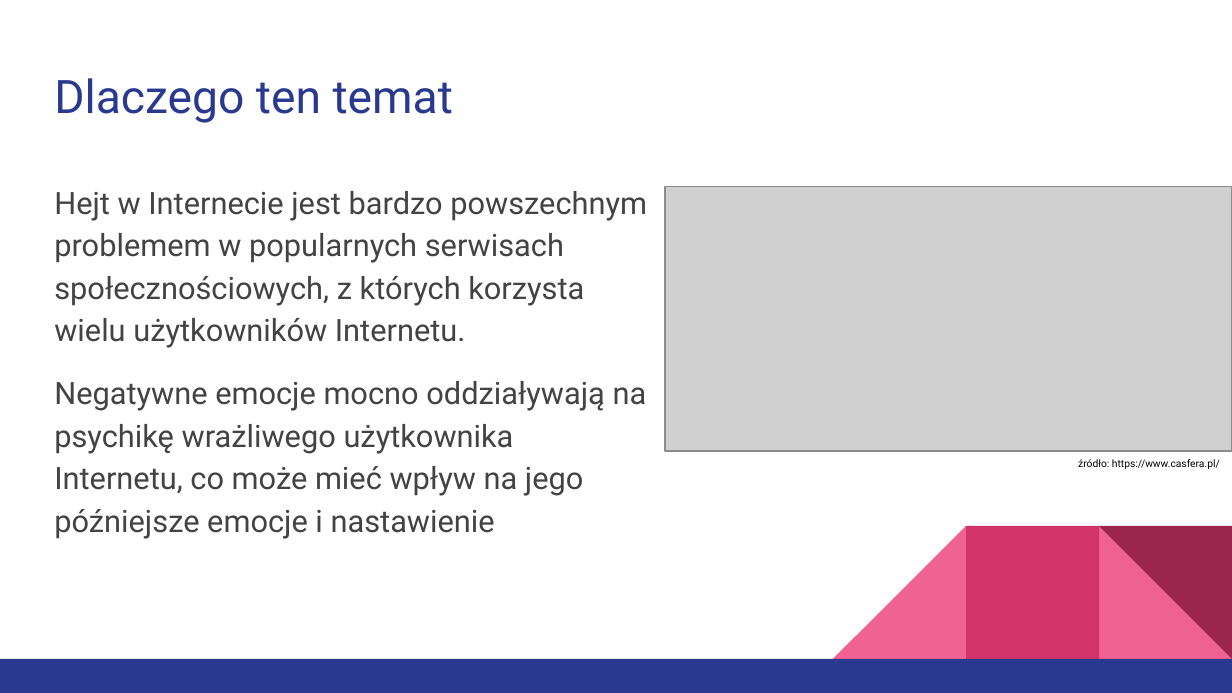
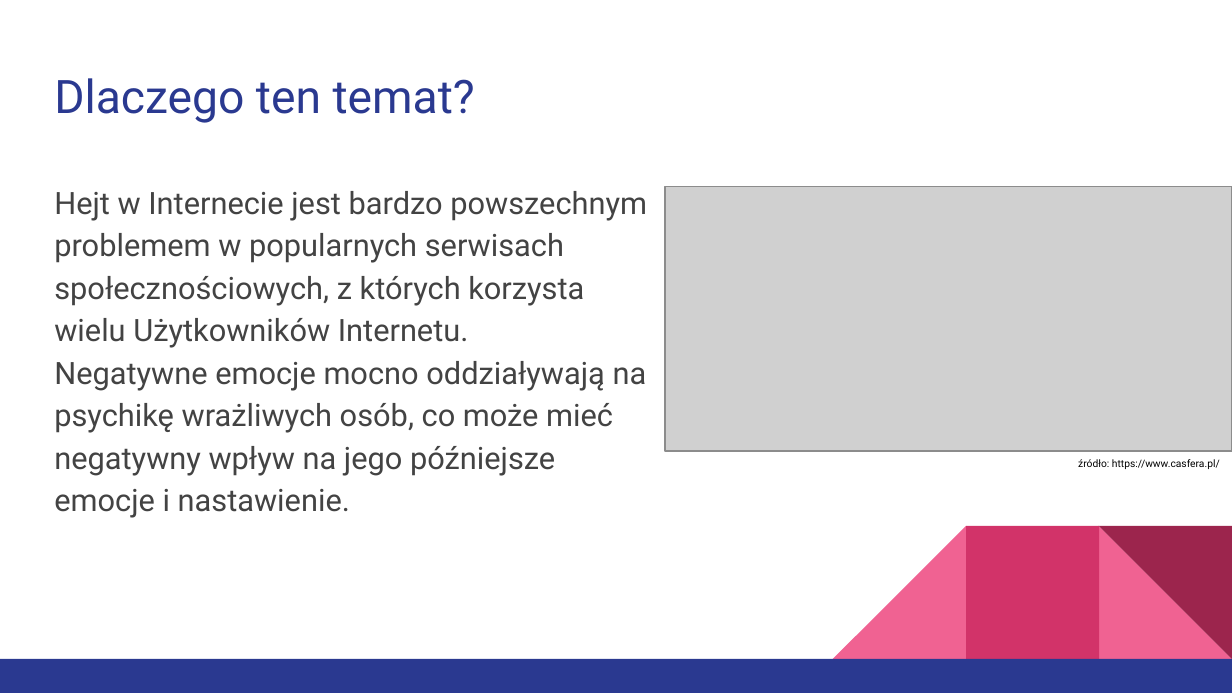
Before and after one commit to Jakub-S-K/beHappy-Ai4Youth, a slide deck: slide 3 of AI4Youth.pptx. Drawn at 1232x693 pixels with LibreOffice and Linux fonts; fonts in the diff are those of the drawing; grey boxes stand for pictures. Boxes give left, top, right and bottom in pixels: in the first picture for what was removed or moved away, otherwise in the second. Text is boxed around its words. In the diff, an @@ line names an element or a change of style, - is before the commit and + after.

```diff
--- a/AI4Youth.pptx
+++ b/AI4Youth.pptx
@@ title at (54, 78, 475, 123): text changed @@
-Dlaczego ten temat
+Dlaczego ten temat?
@@ text at (54, 191, 647, 518): text changed @@
-Hejt w Internecie jest bardzo powszechnym problemem w popularnych serwisach społecznościowych, z których korzysta wielu użytkowników Internetu.
-Negatywne emocje mocno oddziaływają na psychikę wrażliwego użytkownika Internetu, co może mieć wpływ na jego późniejsze emocje i nastawienie
+Hejt w Internecie jest bardzo powszechnym problemem w popularnych serwisach społecznościowych, z których korzysta wielu Użytkowników Internetu.
+Negatywne emocje mocno oddziaływają na psychikę wrażliwych osób, co może mieć negatywny wpływ na jego późniejsze emocje i nastawienie.
```
Also in this commit, not shown: 6 other slides changed.
